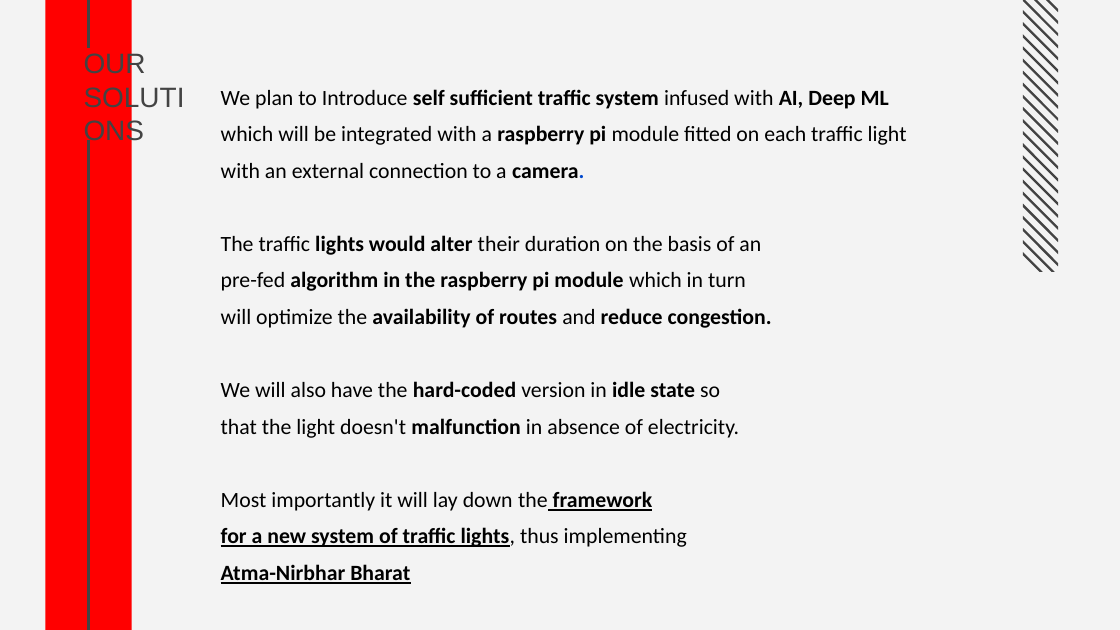
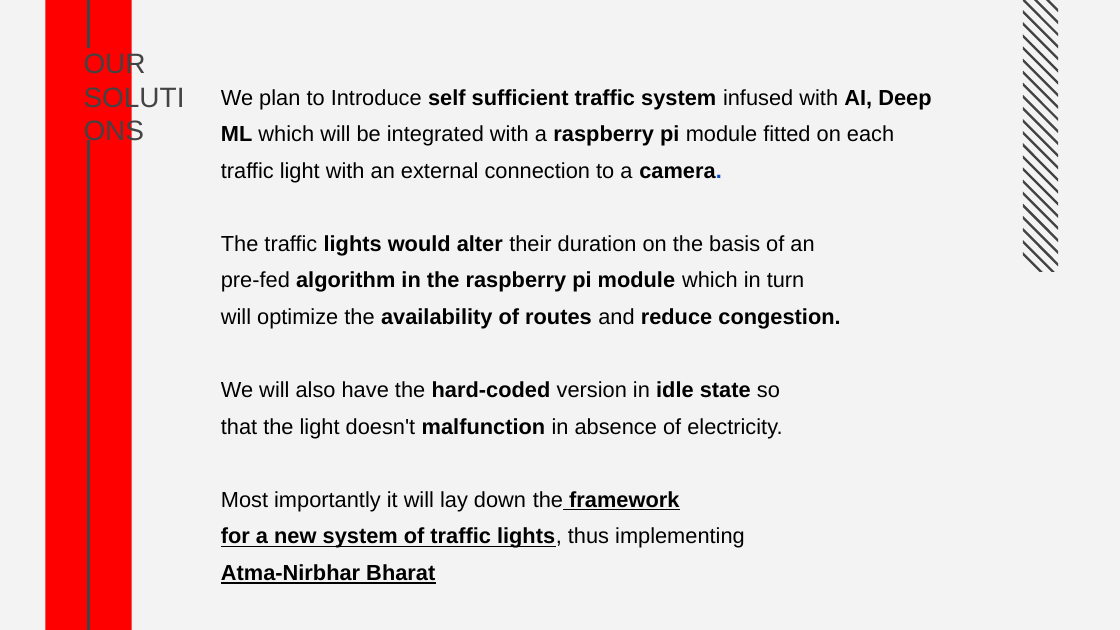
Before and after one commit to Sharan420/Traffic-Classifier, a slide deck: slide 4 of ppt.pptx. Drawn at 1120x630 pixels with LibreOffice and Linux fonts; fonts in the diff are those of the drawing. Boxes give left, top, right and bottom in pixels: in the first picture for what was removed or moved away, otherwise in the second. Text is boxed around its words. In the diff, an @@ line names an element or a change of style, - is before the commit and + after.

```diff
--- a/ppt.pptx
+++ b/ppt.pptx
@@ text "We plan to Introduce self ..." at [221,89,931,584]: font Calibri to Arial @@
```
Also in this commit, not shown: 3 other slides changed, 1 slide added.
